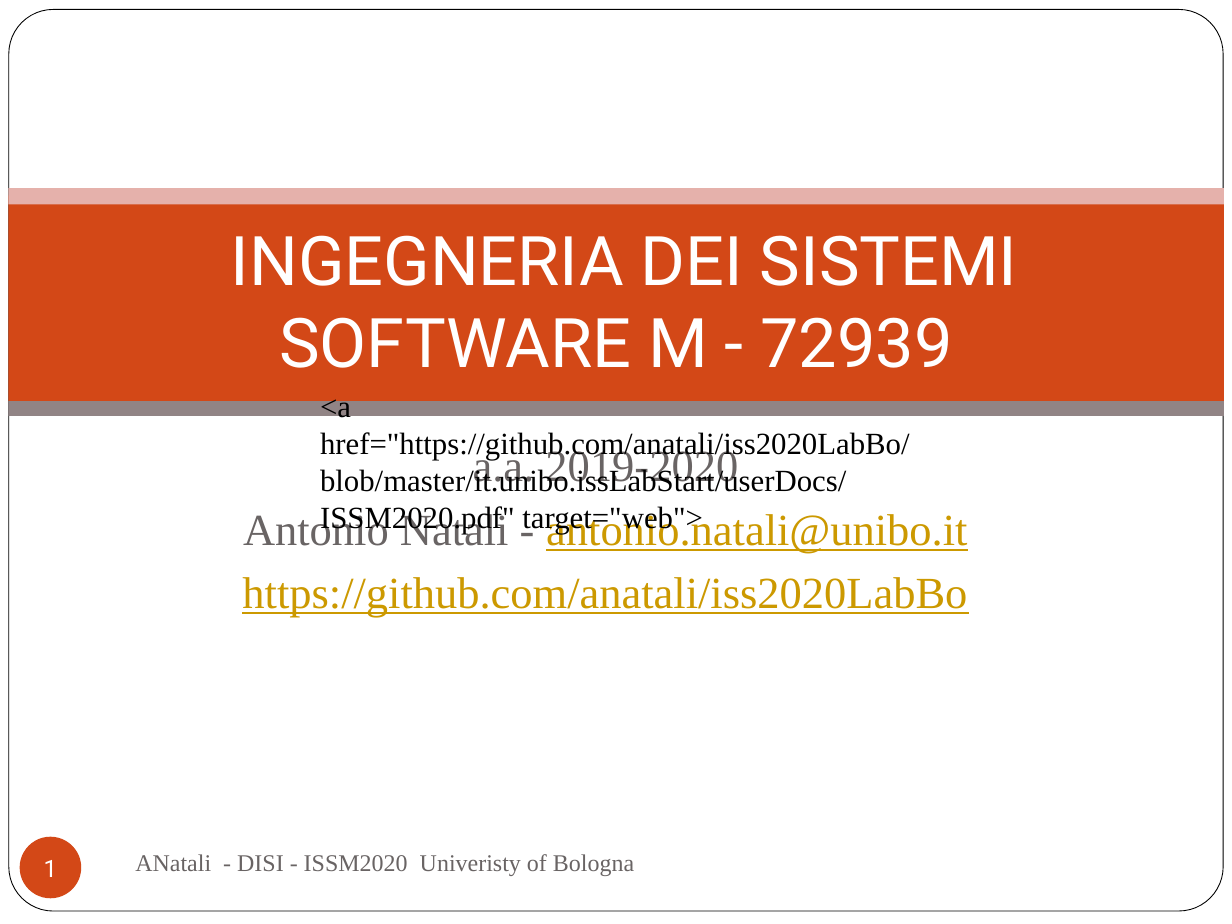
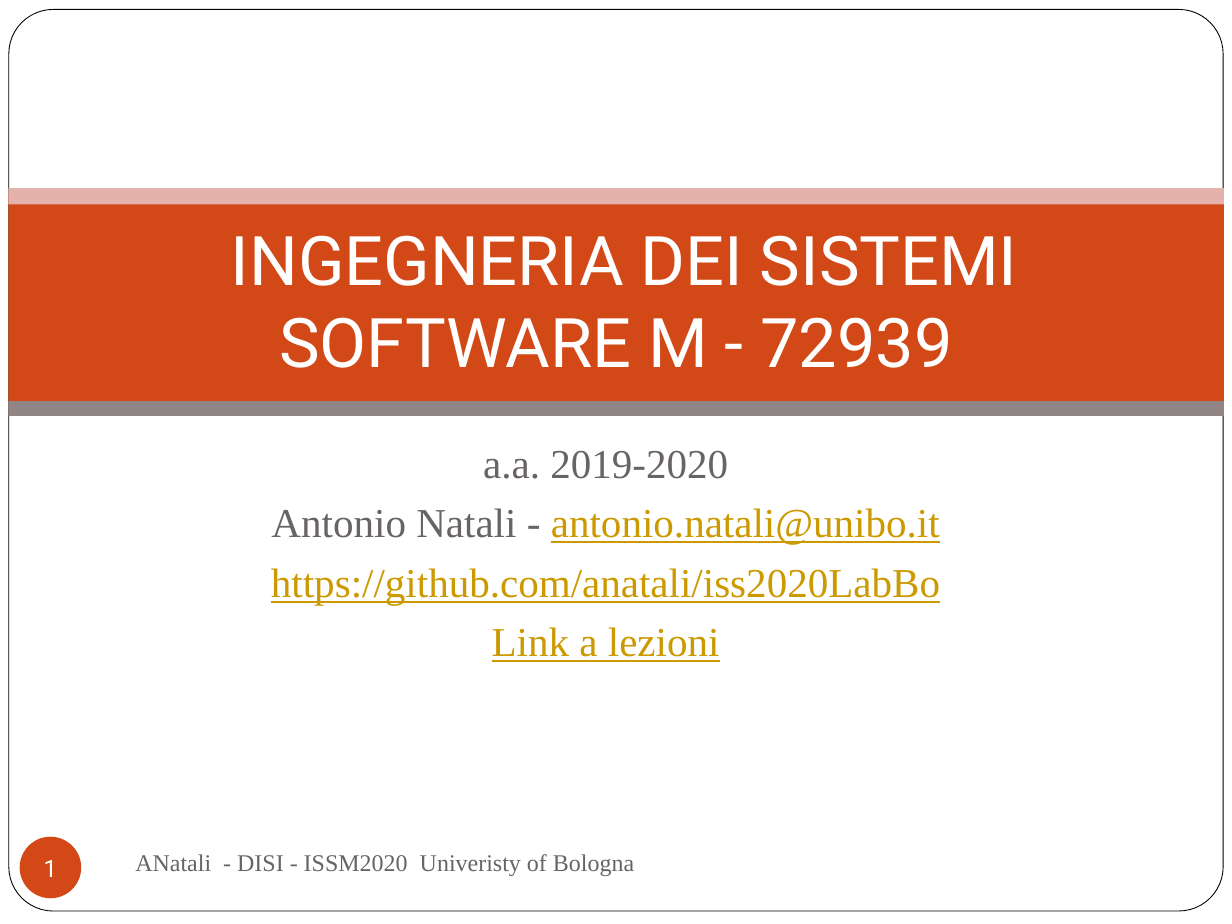
Before and after one commit to anatali/iss2020LabBo, a slide deck: slide 1 of it.unibo.issLabStart/userDocs/ISSM2020.pptx. Drawn at 1232x924 pixels with LibreOffice and Linux fonts; fonts in the diff are those of the drawing; background and template pictures are left out. Boxes give left, top, right and bottom in pixels: in the first picture for what was removed or moved away, otherwise in the second. Text is boxed around its words. In the diff, an @@ line names an element or a change of style, - is before the commit and + after.

```diff
--- a/it.unibo.issLabStart/userDocs/ISSM2020.pptx
+++ b/it.unibo.issLabStart/userDocs/ISSM2020.pptx
@@ text removed at [320,394,910,534] @@
-<a href="https://github.com/anatali/iss2020LabBo/blob/master/it.unibo.issLabStart/userDocs/ISSM2020.pdf" target="web">
@@ subtitle at [271,450,940,604]: size 26 to 24.1 pt in "a.a. 2019-2020", "Antonio Natali - antonio.natali@unibo.it", "https://github.com/anatali/iss2020LabBo" @@
@@ subtitle at [492,627,720,662]: paragraph added @@
+Link a lezioni
```
Also in this commit, not shown: 1 slide removed, 4 other files.
